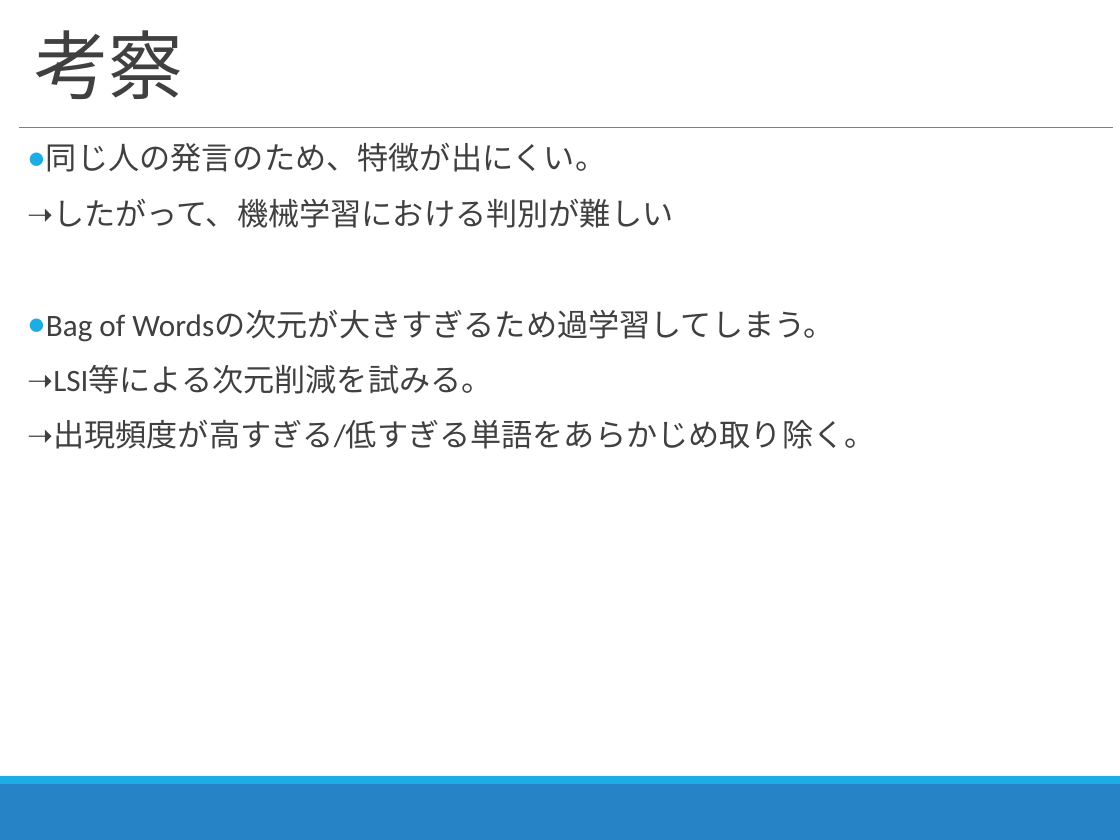
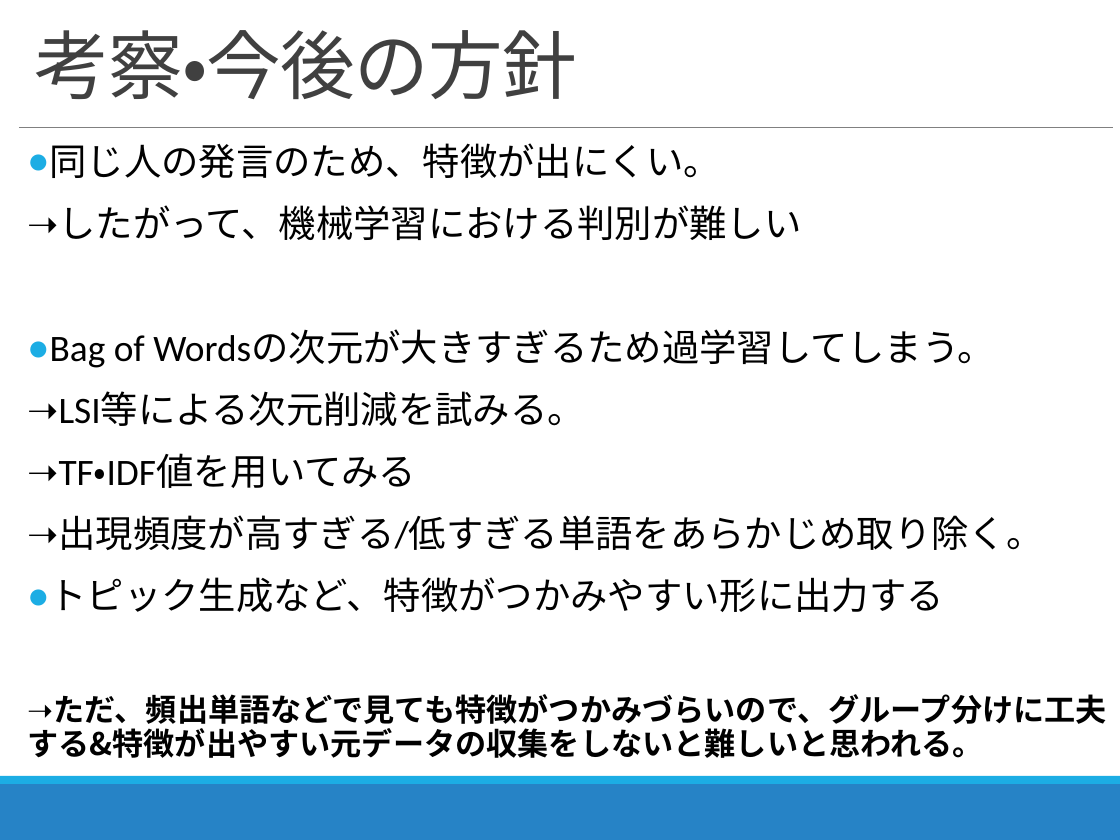
Before and after one commit to zerebom/Time-series-analysis, a slide deck: slide 21 of Excel/2018_09_25進捗報告.pptx (slide 15 before the commit). Drawn at 1120x840 pixels with LibreOffice and Linux fonts; fonts in the diff are those of the drawing. Boxes give left, top, right and bottom in pixels: in the first picture for what was removed or moved away, otherwise in the second. Text is boxed around its words. In the diff, an @@ line names an element or a change of style, - is before the commit and + after.

```diff
--- a/Excel/2018_09_25進捗報告.pptx
+++ b/Excel/2018_09_25進捗報告.pptx
@@ title at (34, 30, 576, 99): text changed @@
-考察
+考察・今後の方針
@@ text at (50, 143, 1044, 550): size 20 to 24 pt, text colour #404040 to #000000 in "同じ人の発言のため、特徴が出にくい。", "➝したがって、機械学習における判別が難しい", "Bag of Wordsの次元が大きすぎるため過学習してしまう。", "➝LSI等による次元削減を試みる。" and 1 more places @@
@@ text at (59, 453, 416, 488): paragraph added @@
+➝TF・IDF値を用いてみる
@@ text at (27, 577, 1107, 758): paragraphs added @@
+● トピック生成など、特徴がつかみやすい形に出力する
+➝ただ、頻出単語などで見ても特徴がつかみづらいので、グループ分けに工夫する&特徴が出やすい元データの収集をしないと難しいと思われる。
```
Also in this commit, not shown: 9 other slides changed, 7 slides added, 1 slide removed, 8 other files.
